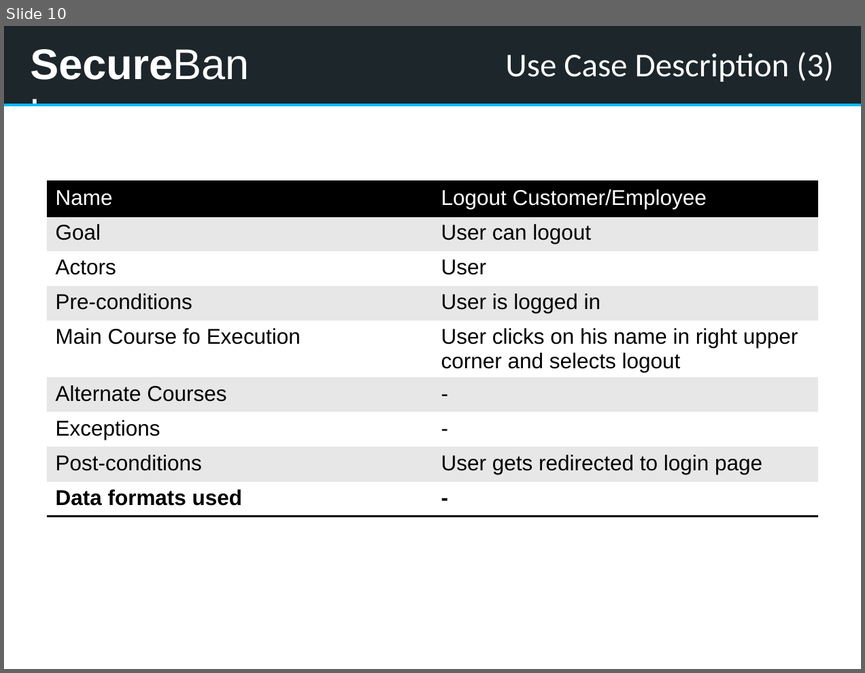
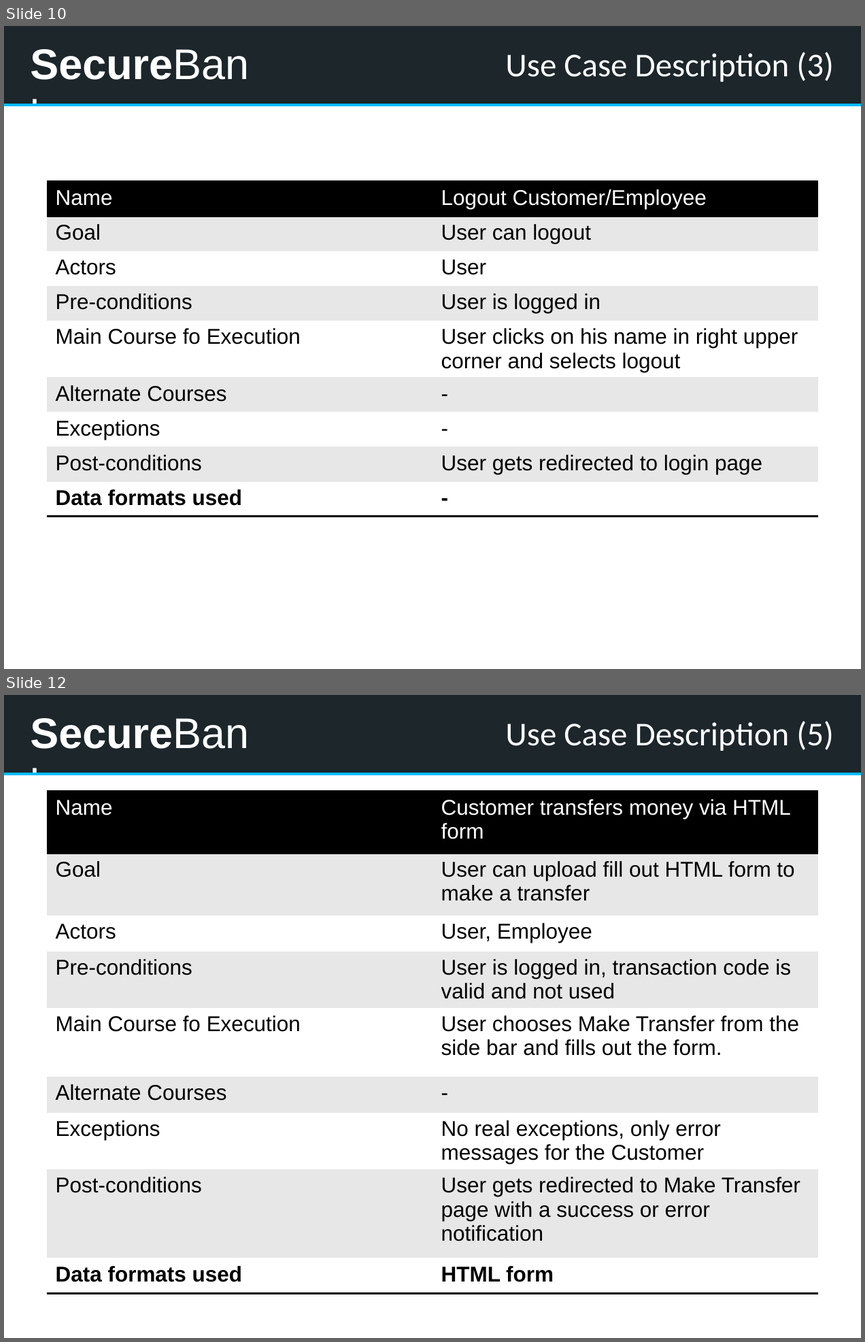
Before and after one commit to kwuerl/secure-coding-team-8, a slide deck: presentation1.pptx. Shown one above the other, each under a label of ours: slide 10 before the commit, slides 10 and 12 after it; the slides between them are not shown. The pictures are 865x673 and 865x1342 pixels, drawn with LibreOffice and Linux fonts; fonts in the diff are those of the drawing. Boxes give left, top, right and bottom in pixels: in the first picture for what was removed or moved away, otherwise in the second. Text is boxed around its words. In the diff, an @@ line names an element or a change of style, - is before the commit and + after.

Commit message:
added use case for money transfer via HTML form

```diff
--- a/presentation1.pptx
+++ b/presentation1.pptx
@@ slide 12 added at (4, 695, 861, 1338), background #EAEFF4; not listed: 4 template elements that a slide beside it also shows @@
@@ title added at (505, 721, 833, 751), 28 pt, text #FFFFFF @@
+Use Case Description (5)
@@ table added at (47, 791, 818, 1300), 9 rows, 2 columns @@
+Name | Customer transfers money via HTML form
+Goal | User can upload fill out HTML form to make a transfer
+Actors | User, Employee
+Pre-conditions | User is logged in, transaction code is valid and not used
+Main Course fo Execution | User chooses Make Transfer from the side bar and fills out the form.
+Alternate Courses | -
+Exceptions | No real exceptions, only error messages for the Customer
+Post-conditions | User gets redirected to Make Transfer page with a success or error notification
+Data formats used | HTML form
```
Also in this commit, not shown: 2 slides changed.
